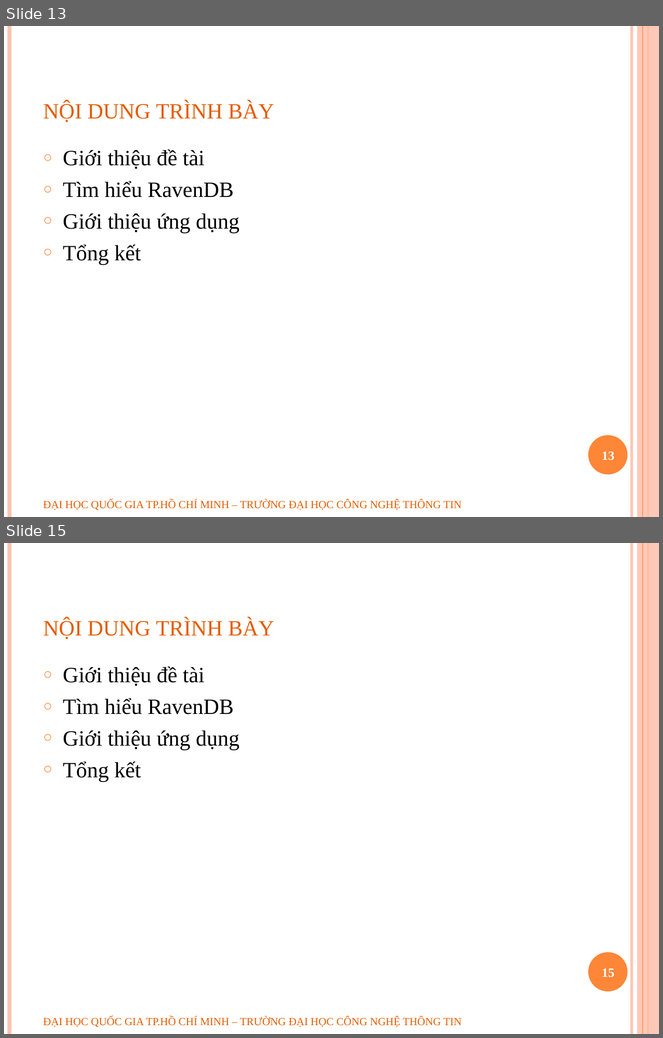
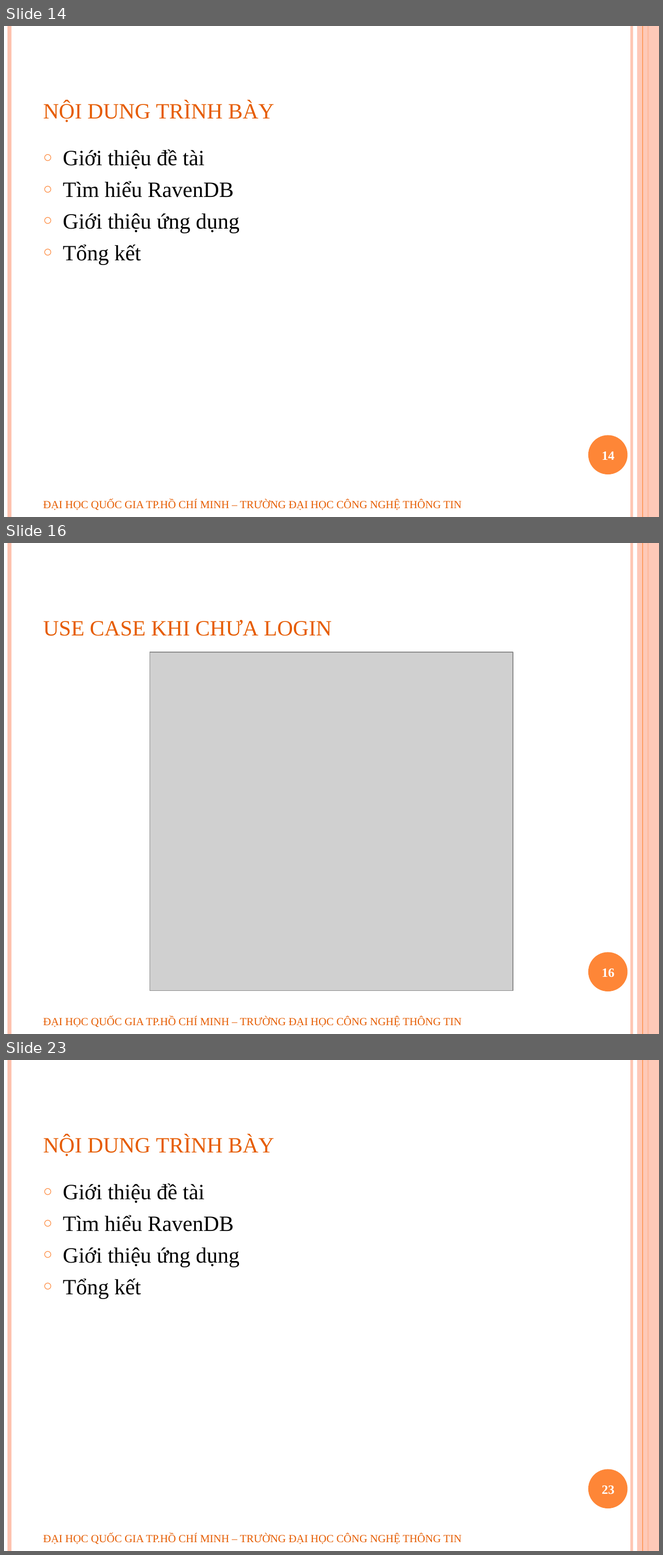
Before and after one commit to geovip/nosqlravendbuit, a slide deck: Document/slide bao cao.pptx. Shown one above the other, each under a label of ours: slides 13 and 15 before the commit, slides 14, 16 and 23 after it; the slides between them are not shown. The pictures are 663x1038 and 663x1555 pixels, drawn with LibreOffice and Linux fonts; fonts in the diff are those of the drawing; grey boxes stand for pictures; background and template pictures are left out. Boxes give left, top, right and bottom in pixels: in the first picture for what was removed or moved away, otherwise in the second. Text is boxed around its words. In the diff, an @@ line names an element or a change of style, - is before the commit and + after.

```diff
--- a/Document/slide bao cao.pptx
+++ b/Document/slide bao cao.pptx
@@ slide 16 added at box(4, 543, 659, 1034), background #FFFFFF; not listed: 6 template elements that a slide beside it also shows @@
@@ title added at box(43, 620, 332, 636), 30 pt, text #E65C01, small capitals @@
+use case khi chưa login
@@ picture added at box(150, 652, 513, 991) @@
@@ page number added at box(602, 969, 615, 978), 14 pt, text #FFFFFF, bold @@
+16
@@ text added at box(43, 1017, 462, 1028), 12 pt, text #E65C01 @@
+ĐẠI HỌC QUỐC GIA TP.HỒ CHÍ MINH – TRƯỜNG ĐẠI HỌC CÔNG NGHỆ THÔNG TIN
@@ what was slide 13 is now slide 14 @@
@@ page number at box(602, 452, 615, 460): text changed @@
-13
+14
@@ what was slide 15 is now slide 23 @@
@@ page number at box(602, 1486, 615, 1495): text changed @@
-15
+23
```
Also in this commit, not shown: 7 slides changed, 9 other slides added.
